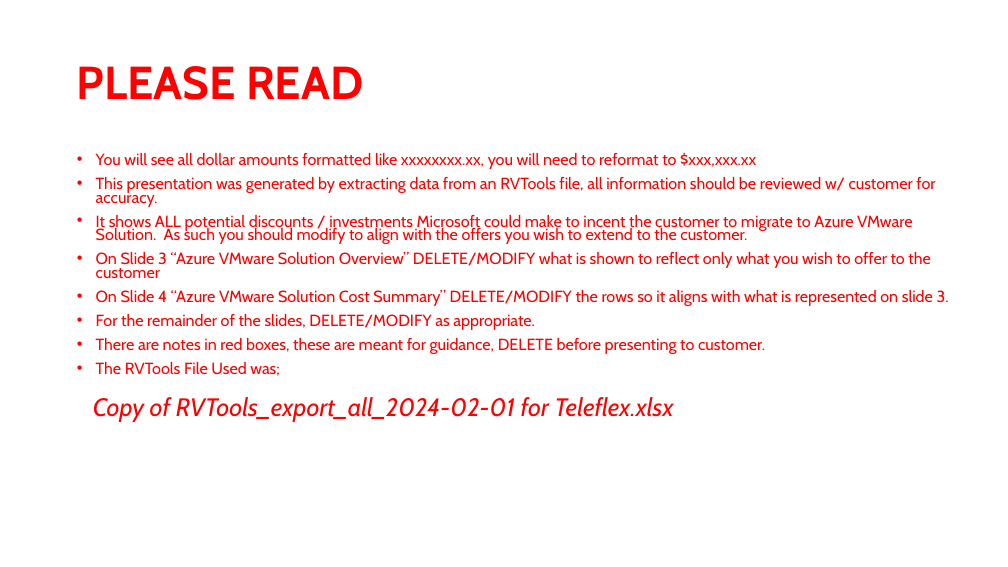
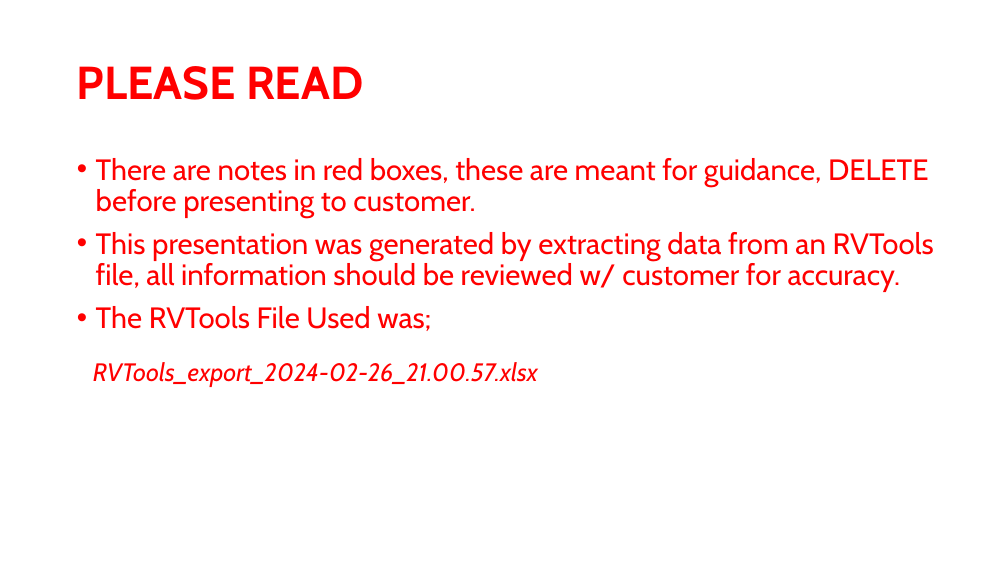
Before and after one commit to Trevor-Davis/Azure-VMware-Solution, a slide deck: slide 1 of AVS-Sizer/AVSDemandGen.pptm. Drawn at 1008x567 pixels with LibreOffice and Linux fonts; fonts in the diff are those of the drawing. Boxes give left, top, right and bottom in pixels: in the first picture for what was removed or moved away, otherwise in the second. Text is boxed around its words. In the diff, an @@ line names an element or a change of style, - is before the commit and + after.

```diff
--- a/AVS-Sizer/AVSDemandGen.pptm
+++ b/AVS-Sizer/AVSDemandGen.pptm
@@ text at (x1=96, y1=158, x2=929, y2=219): text changed; size 15.4 to 28 pt @@
-• You will see all dollar amounts formatted like xxxxxxxx.xx, you will need to reformat to $xxx,xxx.xx
+• There are notes in red boxes, these are meant for guidance, DELETE before presenting to customer.
@@ text at (x1=96, y1=215, x2=949, y2=354): paragraphs removed @@
-• It shows ALL potential discounts / investments Microsoft could make to incent the customer to migrate to Azure VMware Solution. As such you should modify to align with the offers you wish to extend to the customer.
-• On Slide 3 “Azure VMware Solution Overview” DELETE/MODIFY what is shown to reflect only what you wish to offer to the customer
-• On Slide 4 “Azure VMware Solution Cost Summary” DELETE/MODIFY the rows so it aligns with what is represented on slide 3.
-• For the remainder of the slides, DELETE/MODIFY as appropriate.
-• There are notes in red boxes, these are meant for guidance, DELETE before presenting to customer.
@@ text at (x1=96, y1=232, x2=934, y2=331): size 15.4 to 28 pt in "This presentation was generated by extracting data ...", "The RVTools File Used was;"; line spacing 0.7 to 0.9 @@
@@ text at (x1=93, y1=362, x2=538, y2=387): text changed @@
-Copy of RVTools_export_all_2024-02-01 for Teleflex.xlsx
+RVTools_export_2024-02-26_21.00.57.xlsx
```
Also in this commit, not shown: 8 other slides changed, 5 other files.
